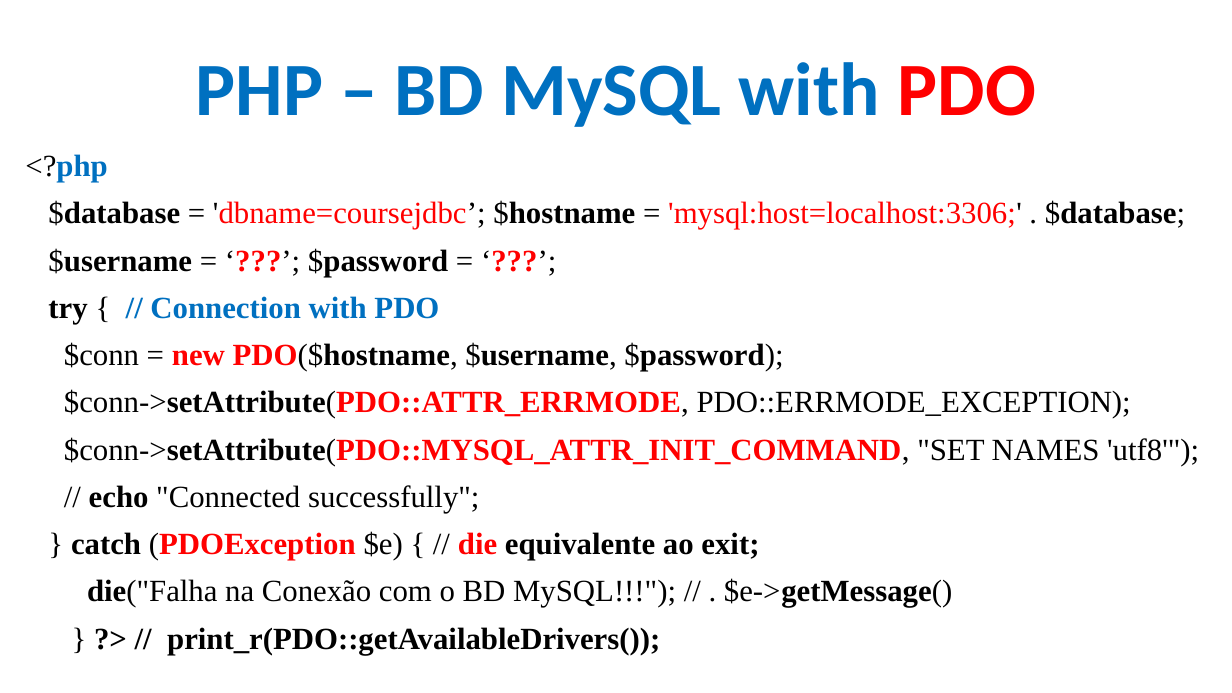
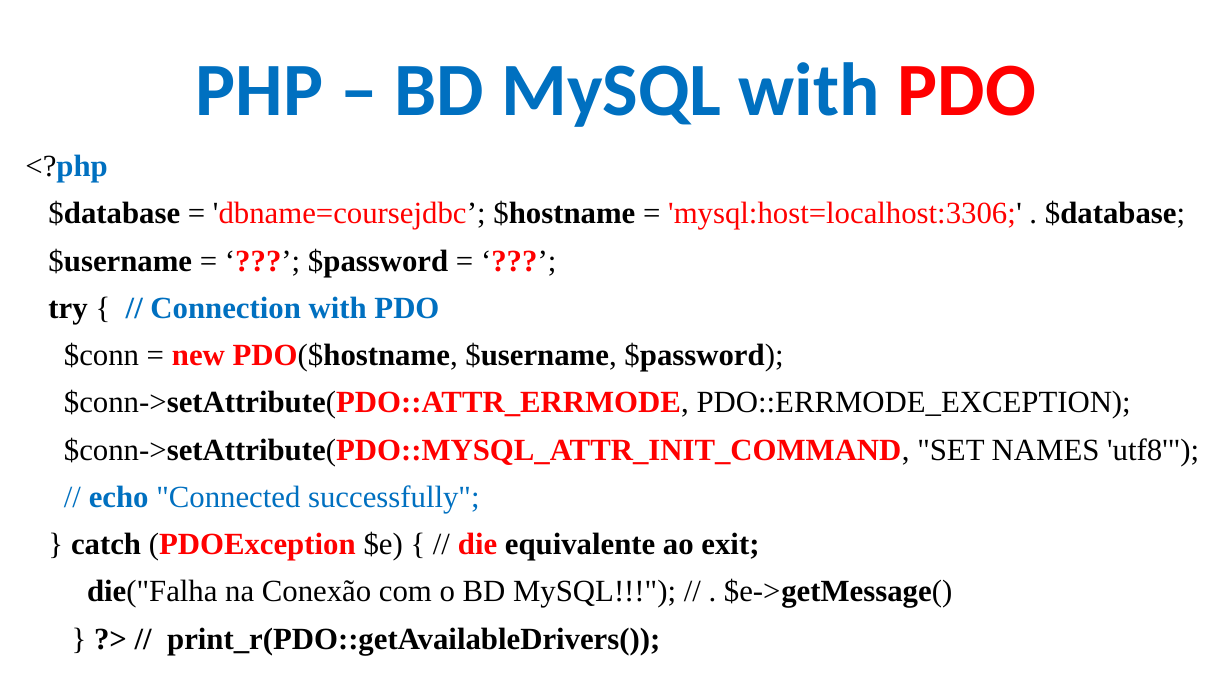
Before and after one commit to CloudEducationBrazil/WydenDesenvolvimentoWebPHP, a slide deck: slide 65 of 01 Classes/Aula 12 e 13 Desenvolvimento Web PHP - PHP.pptx (slide 64 before the commit). Drawn at 1232x693 pixels with LibreOffice and Linux fonts; fonts in the diff are those of the drawing; background and template pictures are left out. Boxes give left, top, right and bottom in pixels: in the first picture for what was removed or moved away, otherwise in the second. Text is boxed around its words. In the diff, an @@ line names an element or a change of style, - is before the commit and + after.

```diff
--- a/01 Classes/Aula 12 e 13 Desenvolvimento Web PHP - PHP.pptx
+++ b/01 Classes/Aula 12 e 13 Desenvolvimento Web PHP - PHP.pptx
@@ text at <box>89,485,479,513</box>: text colour #000000 to #0070C0 in "// echo "Connected successfully";" @@
```
Also in this commit, not shown: 8 other slides changed.
